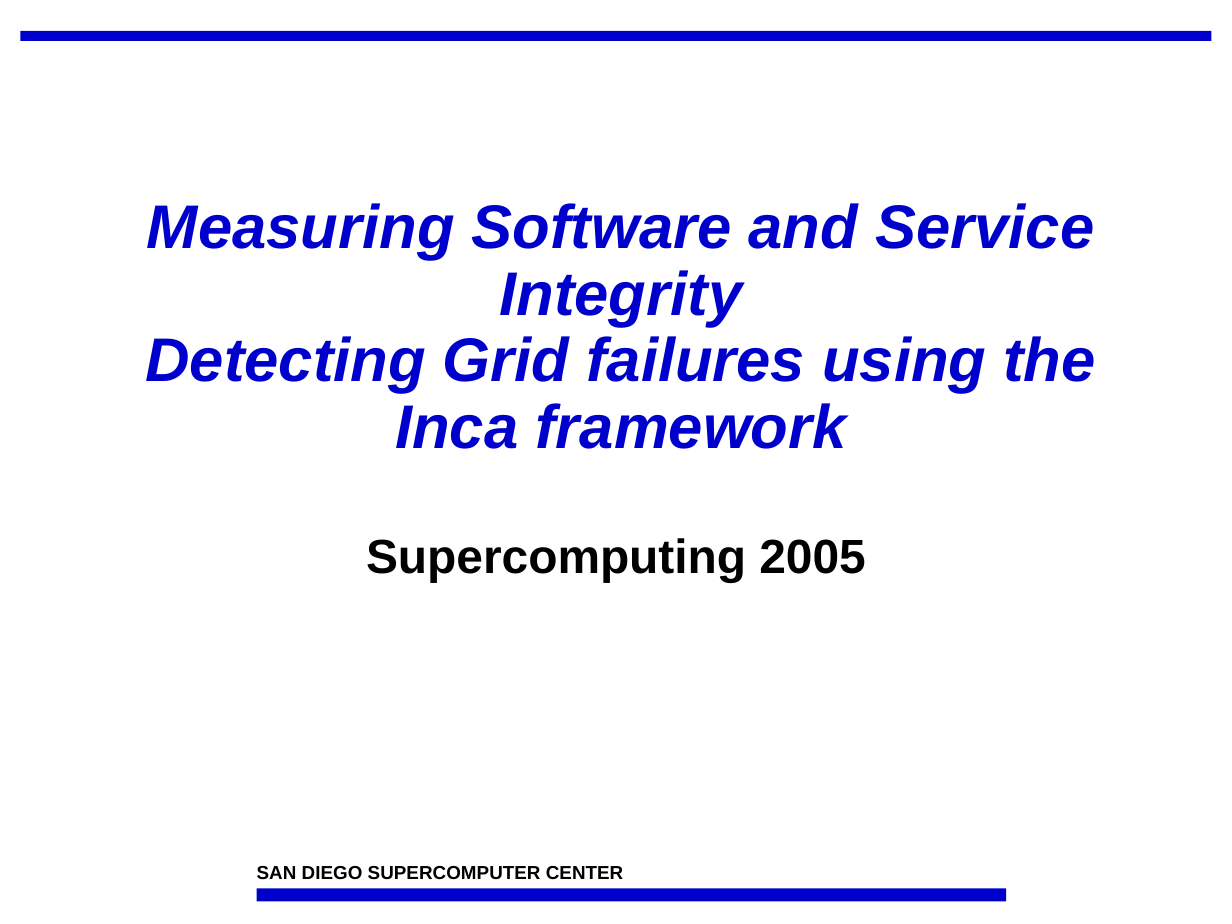
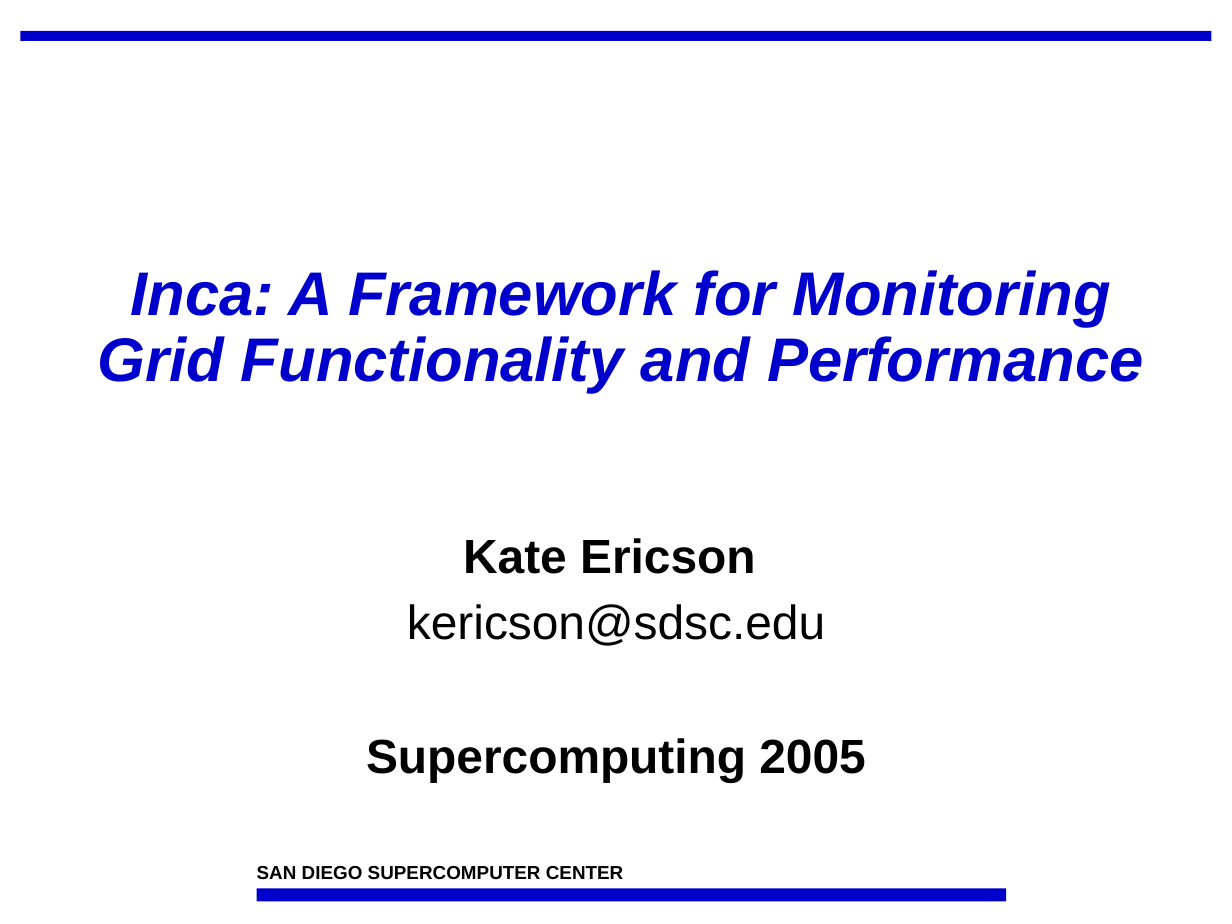
Before and after one commit to IncaProject/inca-xsede, a slide deck: slide 1 of talks/inca_sc05.ppt. Drawn at 1232x924 pixels with LibreOffice and Linux fonts; fonts in the diff are those of the drawing; background and template pictures are left out. Boxes give left, top, right and bottom in pixels: in the first picture for what was removed or moved away, otherwise in the second. Text is boxed around its words. In the diff, an @@ line names an element or a change of style, - is before the commit and + after.

```diff
--- a/talks/inca_sc05.ppt
+++ b/talks/inca_sc05.ppt
@@ title at box(97, 270, 1143, 393): text changed @@
-Measuring Software and Service Integrity
-Detecting Grid failures using the Inca framework
+Inca: A Framework for Monitoring Grid Functionality and Performance
@@ subtitle at box(407, 538, 825, 646): paragraphs added @@
+Kate Ericson
+kericson@sdsc.edu
```
Also in this commit, not shown: 7 other slides changed, 1 slide added.
